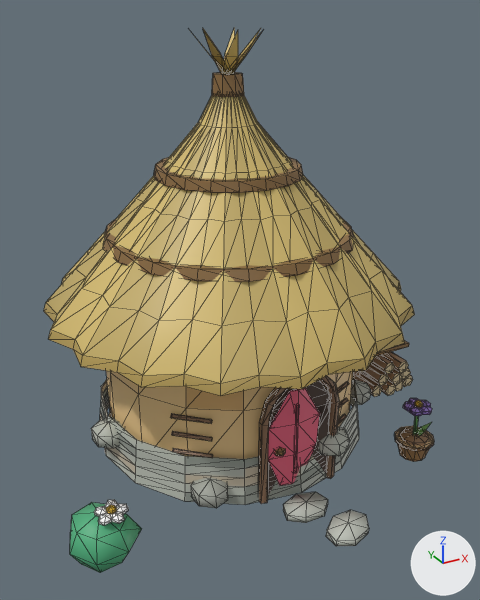
The glTF model godot/art/models/cottage_c.glb as it was, and as the next commit left it.
Rendered twice from a 50 mm camera at (-1.88, -3.57, 2.68) aimed at (-0.03, -0.2, 1.0). The lights are fixed; the arrows at lower right show +X, +Y and +Z. The first picture is the older version. Mesh edges are drawn as thin lines.

The older version as bpy lines, for what is in view:
```python
me_body = bpy.data.meshes.new('body')
me_body.from_pydata(...)  # 719 vertices, 1206 faces; spans x -1.0..1.47, y -1.41..0.99, z -0.04..1.0
me_body.materials.append(mat_defaultmaterial)
me_body_nh = bpy.data.meshes.new('body_nh')
me_body_nh.from_pydata(...)  # 48 vertices, 52 faces; spans x -0.2..0.95, y -1.0..0.21, z 0.14..2.58
me_body_nh.materials.append(mat_defaultmaterial_001)
me_body_nl = bpy.data.meshes.new('body_nl')
me_body_nl.from_pydata(...)  # 581 vertices, 1022 faces; spans x -1.39..1.19, y -1.17..1.17, z -0.06..2.34
me_body_nl.materials.append(mat_defaultmaterial_002)
ob_body = bpy.data.objects.new('body', me_body)
ob_body.location = (0.0, 0.0, 0.0)
ob_body_nh = bpy.data.objects.new('body_nh', me_body_nh)
ob_body_nh.location = (0.0, 0.0, 0.0)
ob_body_nl = bpy.data.objects.new('body_nl', me_body_nl)
ob_body_nl.location = (0.0, 0.0, 0.0)
```
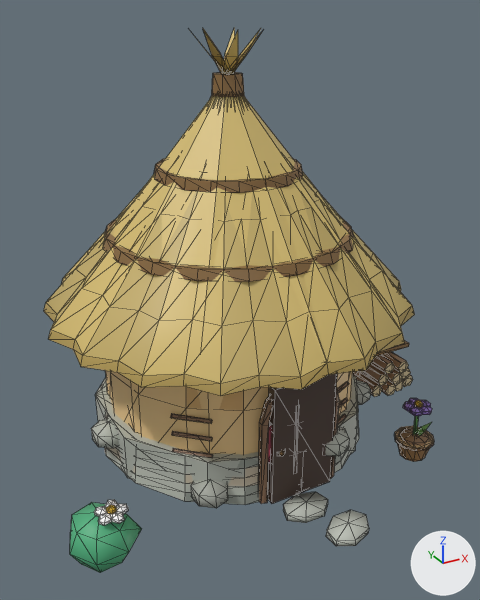
Where the change shows, as pixel boxes [x1, y1, x2, y2] in the pictures (480 x 600 px):
```json
{"object": "body__far", "change": "added", "after": [95, 97, 367, 504]}
```

Edits to the scene script, one JSON object a line:
```json
{"op": "add", "block": "me_body__far", "code": ["me_body__far = bpy.data.meshes.new('body__far')", "me_body__far.from_pydata(...)  # a box spanning x -0.21..0.21, y -0.92..-0.86, z 0.0..0.78; a 10-sided cylinder along z spanning x -0.87..0.87, y -0.92..0.92, z 0.0..0.3; a 10-sided cylinder along z spanning x -0.8..0.8, y -0.84..0.84, z 0.3..1.0; a 10-sided cone pointing to +z spanning x -1.05..1.05, y -1.1..1.1, z 0.98..2.33", "me_body__far.materials.append(mat_defaultmaterial_001)"]}
{"op": "add", "block": "ob_body__far", "code": ["ob_body__far = bpy.data.objects.new('body__far', me_body__far)", "ob_body__far.location = (0.0, 0.0, 0.0)"]}
```
